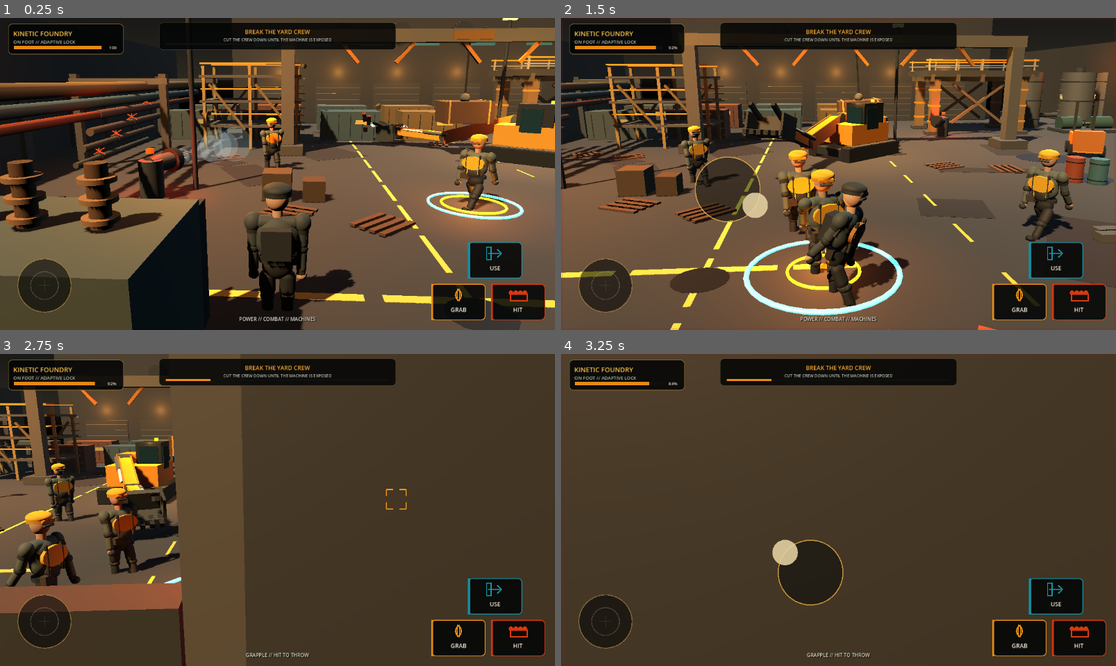
Above: before the commit, frames 1-4 (two rows, left to right).
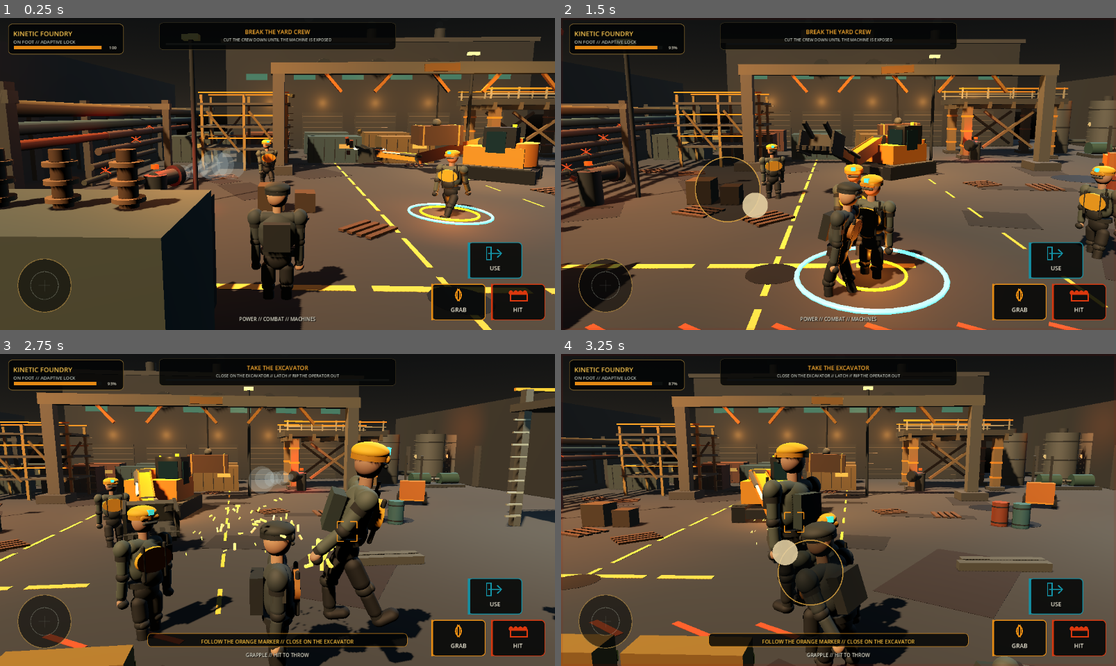
Above: after the commit, the same moments.

Repository: IssisX/kinetic-foundry-
Game: Godot game, scene res://Main.tscn
Two runs of this game, one before a commit and one after it. Both use one fixed random seed, a clock stepped at 60 frames per second and the inputs below.
Inputs (mouse positions are in pixels of both pictures, inside the frame that each line leads up to):
- Up to frame 1 (0.25 s): no input
- Up to frame 2 (1.5 s): move the mouse to (960, 158) at 0.52 s; hold D 0.53-1.25 s; hold E 0.53-1.25 s; click (960, 158) at 0.67 s; drag from (727, 189) to (810, 236) at 1.27 s
- Up to frame 3 (2.75 s): move the mouse to (333, 441) at 2.02 s; hold D from 2.03 s (still down); hold K from 2.03 s (still down)
- Up to frame 4 (3.25 s): release D at 2.75 s; release K at 2.75 s; tap Enter at 2.75 s; drag from (810, 572) to (672, 463) at 2.77 s

The runs differ from the first frame. In frame 1, 45% of the frame differs, in the area x 0-100%, y 0-100%; in frame 2, 49%; in frame 3, 61%; in frame 4, 65%.

Commit message:
Add generic machine operator POV and tighter on-foot camera

Diff:
--- a/scripts/camera_rig.gd
+++ b/scripts/camera_rig.gd
@@ -3,12 +3,12 @@
 
 var target: Node3D
 var yaw := 0.0
-var pitch := -0.23
-var distance := 9.4
-var height := 3.1
+var pitch := -0.16
+var distance := 6.25
+var height := 2.30
 var look_sensitivity := 0.0038
-var collision_margin := 0.42
-var minimum_distance := 2.7
+var collision_margin := 0.38
+var minimum_distance := 1.85
 var collision_enabled := true
 
 var _camera: Camera3D
@@ -17,16 +17,68 @@
 var _manual_look_at := Vector3.ZERO
 var _manual_fov := 68.0
 
+var _third_person_fov := 72.0
+var _machine_view := false
+var _machine: Node3D
+var _machine_anchor: Node3D
+var _machine_fov := 76.0
+var _machine_camera_shake := Vector3.ZERO
+
 func _ready() -> void:
     _camera = Camera3D.new()
     _camera.current = true
-    _camera.fov = 68.0
+    _camera.fov = _third_person_fov
     _camera.keep_aspect = Camera3D.KEEP_WIDTH
-    _camera.near = 0.12
+    _camera.near = 0.075
     add_child(_camera)
 
 func set_target(node: Node3D) -> void:
     target = node
+
+func set_on_foot_profile(camera_distance: float = 6.25, camera_height: float = 2.30, fov: float = 72.0) -> void:
+    distance = camera_distance
+    height = camera_height
+    _third_person_fov = fov
+    minimum_distance = 1.85
+    pitch = clampf(pitch, -0.60, 0.16)
+    if not _machine_view and not _manual_capture:
+        _camera.fov = _third_person_fov
+
+func enter_machine_view(machine: Node3D) -> void:
+    if machine == null or not is_instance_valid(machine):
+        return
+    _machine = machine
+    _machine_view = true
+    target = machine
+    _machine_anchor = null
+    if machine.has_method("get_operator_view_anchor"):
+        _machine_anchor = machine.get_operator_view_anchor()
+    if machine.has_method("get_operator_fov"):
+        _machine_fov = float(machine.get_operator_fov())
+    else:
+        _machine_fov = 76.0
+    _camera.top_level = true
+    _camera.fov = _machine_fov
+    _machine_camera_shake = Vector3.ZERO
+
+func exit_machine_view(next_target: Node3D) -> void:
+    _machine_view = false
+    _machine = null
+    _machine_anchor = null
+    _machine_camera_shake = Vector3.ZERO
+    _camera.top_level = false
+    _camera.position = Vector3.ZERO
+    _camera.rotation = Vector3.ZERO
+    _camera.fov = _third_person_fov
+    target = next_target
+
+func add_machine_impulse(amount: float, local_direction: Vector3 = Vector3(0.0, 0.0, 1.0)) -> void:
+    if not _machine_view:
+        return
+    _machine_camera_shake += local_direction.normalized() * clampf(amount, 0.0, 0.065)
+
+func is_machine_view() -> bool:
+    return _machine_view
 
 func set_capture_pose(position: Vector3, look_at: Vector3, fov: float = 68.0) -> void:
     _manual_capture = true
@@ -41,17 +93,21 @@
 
 func clear_capture_pose() -> void:
     _manual_capture = false
-    _camera.top_level = false
-    _camera.position = Vector3.ZERO
-    _camera.rotation = Vector3.ZERO
-    _camera.fov = 68.0
+    if _machine_view:
+        _camera.top_level = true
+        _camera.fov = _machine_fov
+    else:
+        _camera.top_level = false
+        _camera.position = Vector3.ZERO
+        _camera.rotation = Vector3.ZERO
+        _camera.fov = _third_person_fov
 
 func apply_look(delta: Vector2) -> void:
-    if _manual_capture:
+    if _manual_capture or _machine_view:
         return
     yaw -= delta.x * look_sensitivity
     pitch -= delta.y * look_sensitivity
-    pitch = clampf(pitch, -0.72, 0.20)
+    pitch = clampf(pitch, -0.60, 0.16)
 
 func _process(delta: float) -> void:
     if _manual_capture:
@@ -60,8 +116,15 @@
         _camera.current = true
         _camera.look_at(_manual_look_at, Vector3.UP)
         return
+
+    if _machine_view:
+        _update_machine_view(delta)
+        return
+
     if target == null or not is_instance_valid(target):
         return
+
+    _camera.fov = _third_person_fov
     var anchor := target.global_position + Vector3.UP * height
     var basis := Basis(Vector3.UP, yaw)
     var back := basis * Vector3(0.0, 0.0, distance)
@@ -69,16 +132,31 @@
     var desired := anchor + back + vertical
     if collision_enabled:
         desired = _resolve_camera_collision(anchor, desired)
-    var response := 13.0 if global_position.distance_to(desired) > 2.2 else 9.0
+    var response := 16.0 if global_position.distance_to(desired) > 1.4 else 11.0
     global_position = global_position.lerp(desired, 1.0 - exp(-response * delta))
     _camera.look_at(anchor, Vector3.UP)
+
+func _update_machine_view(delta: float) -> void:
+    if _machine == null or not is_instance_valid(_machine):
+        return
+    if _machine_anchor == null or not is_instance_valid(_machine_anchor):
+        if _machine.has_method("get_operator_view_anchor"):
+            _machine_anchor = _machine.get_operator_view_anchor()
+    if _machine_anchor == null:
+        _camera.global_transform = _machine.global_transform.translated_local(Vector3(0.0, 2.7, -0.45))
+    else:
+        _camera.global_transform = _machine_anchor.global_transform
+    _camera.fov = _machine_fov
+    _camera.current = true
+    _machine_camera_shake = _machine_camera_shake.lerp(Vector3.ZERO, 1.0 - exp(-17.0 * delta))
+    _camera.global_position += _camera.global_basis * _machine_camera_shake
 
 func _resolve_camera_collision(anchor: Vector3, desired: Vector3) -> Vector3:
     var ray := desired - anchor
     var ray_len := ray.length()
     if ray_len <= minimum_distance:
         return desired
-    var query := PhysicsRayQueryParameters3D.create(anchor, desired, 2 | 8)
+    var query := PhysicsRayQueryParameters3D.create(anchor, desired, 1 | 2 | 8)
     if target != null:
         query.exclude = [target]
     query.collide_with_areas = false
